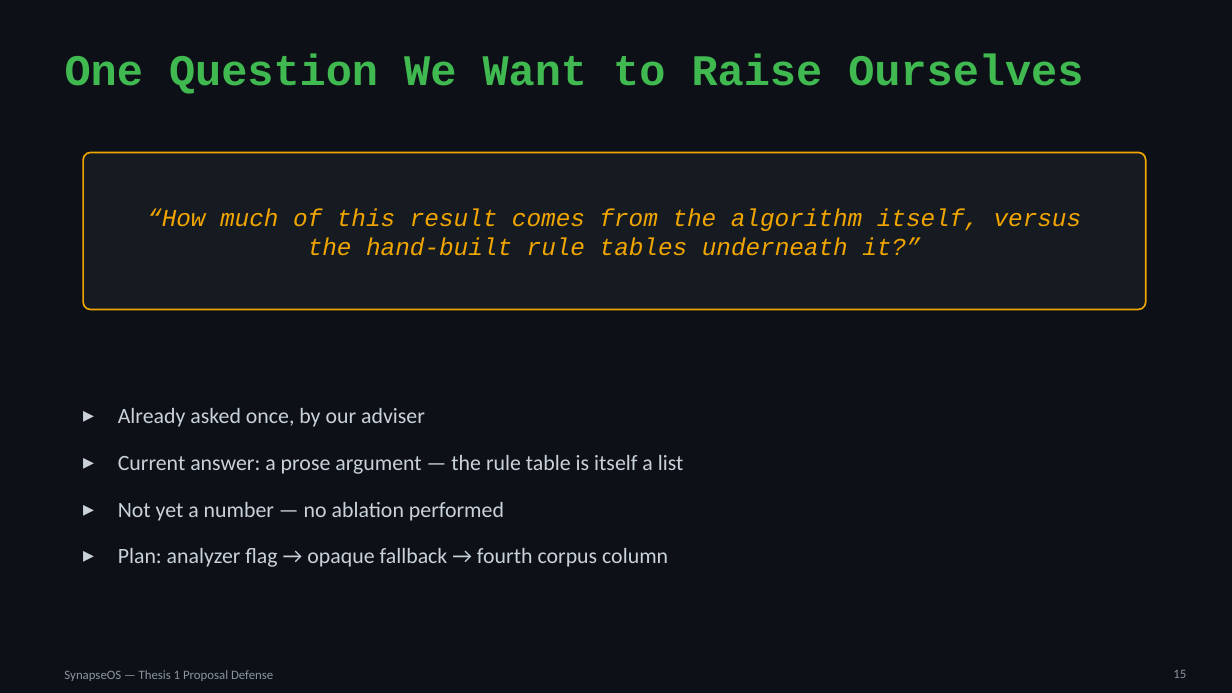
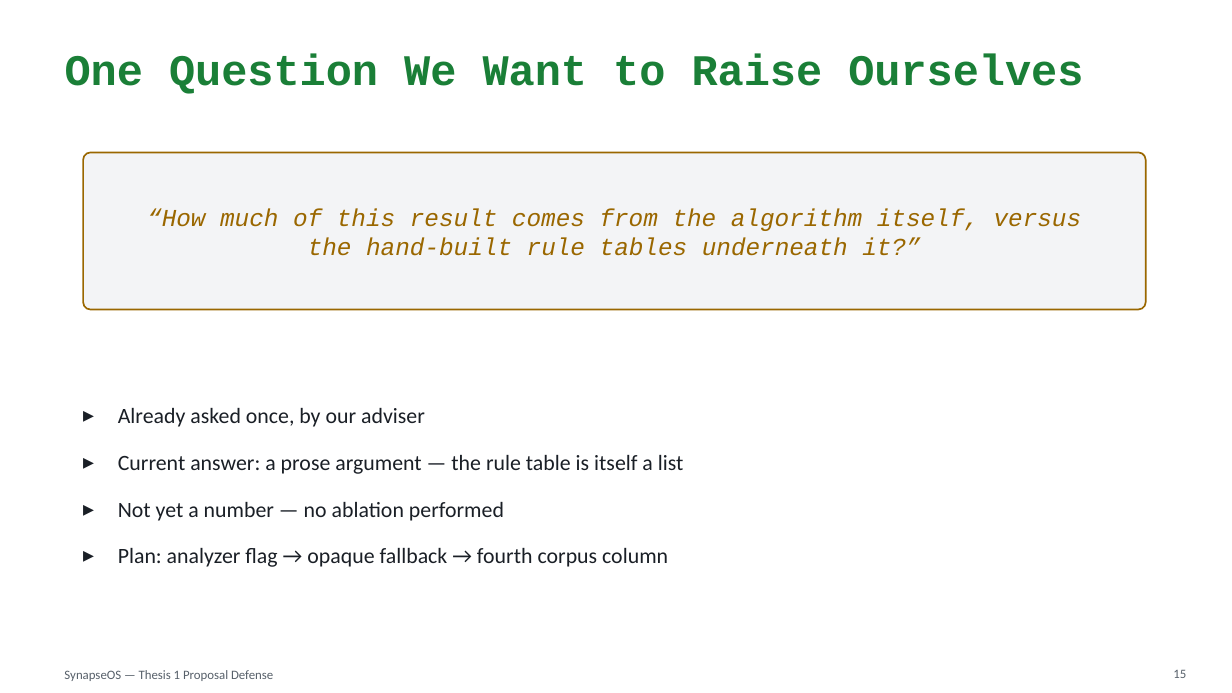
Before and after one commit to willardcsoriano/thesis, a slide deck: slide 15 of thesis 1/defense/SynapseOS_Proposal_Defense.pptx. Drawn at 1232x693 pixels with LibreOffice and Linux fonts; fonts in the diff are those of the drawing. Boxes give left, top, right and bottom in pixels: in the first picture for what was removed or moved away, otherwise in the second. Text is boxed around its words. In the diff, an @@ line names an element or a change of style, - is before the commit and + after.

```diff
--- a/thesis 1/defense/SynapseOS_Proposal_Defense.pptx
+++ b/thesis 1/defense/SynapseOS_Proposal_Defense.pptx
@@ background #0D1117 to #FFFFFF @@
@@ title "One Question We Want to ..." at box(65, 53, 1083, 94): text colour #3FB950 to #1A7F37 @@
@@ rounded rectangle at box(83, 152, 1146, 310): fill #161B22 to #F3F4F6; outline #F0A500 1.3 pt to #9A6700 1.3 pt @@
@@ text "“How much of this result ..." at box(147, 208, 1082, 256): text colour #F0A500 to #9A6700 @@
@@ text "Already asked once, by our ..." at box(118, 408, 684, 567): text colour #C9D1D9 to #1A1F26 @@
@@ text "SynapseOS — Thesis 1 Proposal ..." at box(64, 670, 273, 681): text colour #8B949E to #57606A @@
@@ page number at box(1173, 670, 1186, 678): text colour #8B949E to #57606A @@
```
Also in this commit, not shown: 14 other slides changed, 1 slide added, 1 slide removed, 4 other files.
